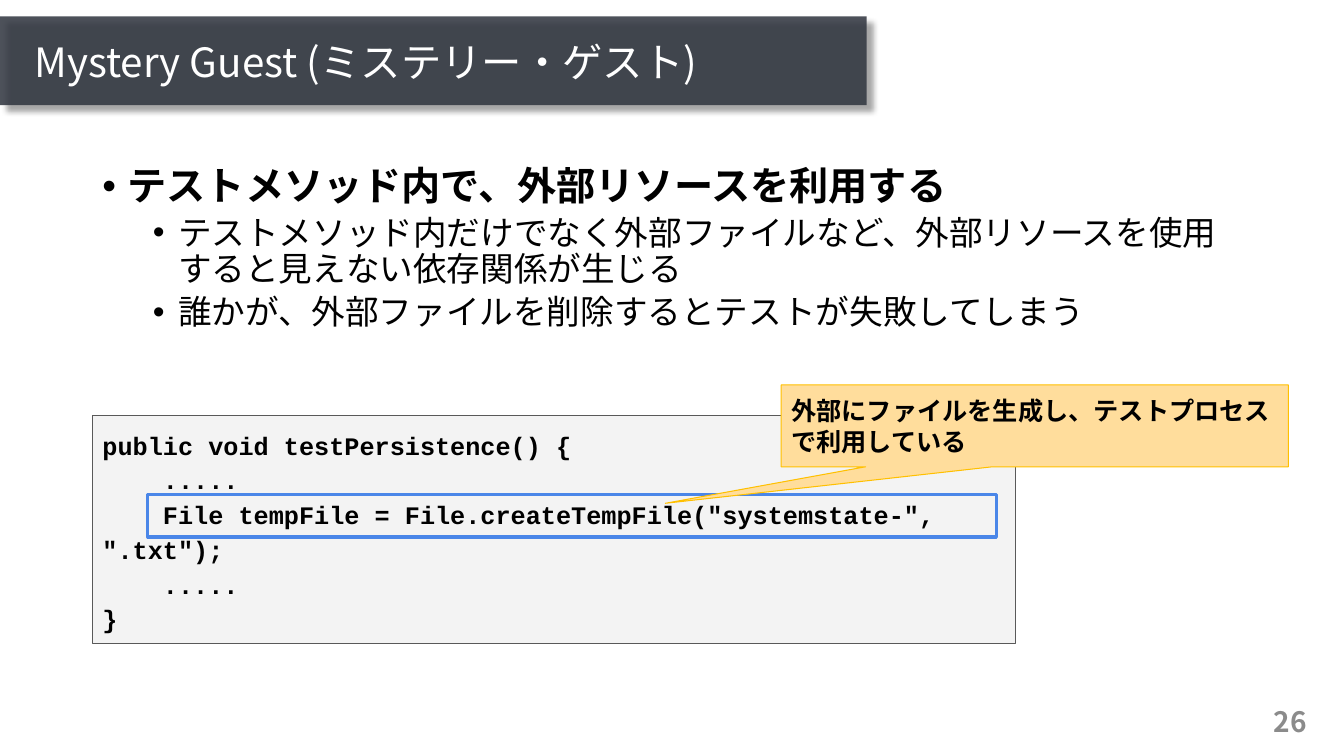
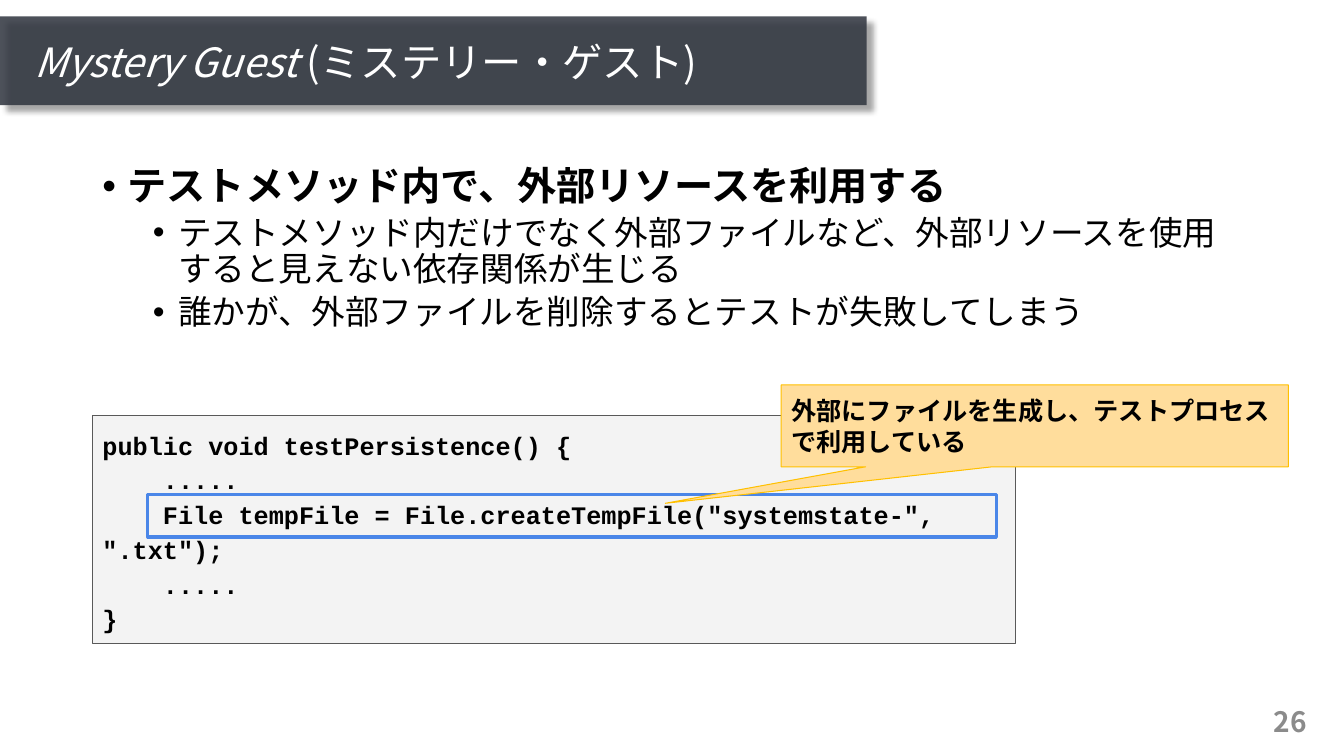
Before and after one commit to ryosuke-ku/mthesis2020-pre, a slide deck: slide 26 of presentation_kurachi.pptx. Drawn at 1344x756 pixels with LibreOffice and Linux fonts; fonts in the diff are those of the drawing. Boxes give left, top, right and bottom in pixels: in the first picture for what was removed or moved away, otherwise in the second. Text is boxed around its words. In the diff, an @@ line names an element or a change of style, - is before the commit and + after.

```diff
--- a/presentation_kurachi.pptx
+++ b/presentation_kurachi.pptx
@@ title "Mystery Guest (ミステリー・ゲスト)" at [35,43,697,87]: italic on in "Mystery Guest" @@
```
Also in this commit, not shown: 6 other slides changed, 1 slide added.
